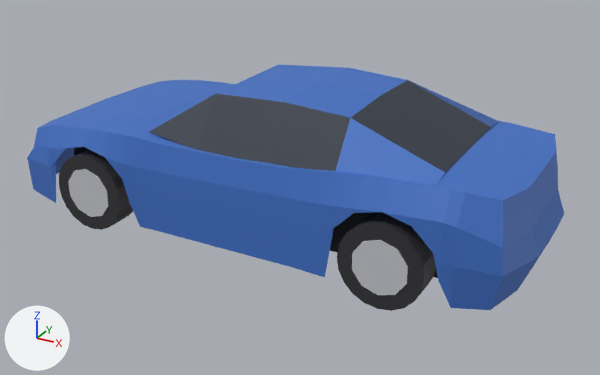
What one commit did to the glTF model wheelcap/assets/r34/r34_real.glb.
Both versions are drawn from a 50 mm camera at (4.64, -5.64, 3.19) aimed at (1.56, -0.03, 0.39). The axes (+X, +Y, +Z) are drawn at lower left. The lights are the same throughout. The picture after the commit comes second. Where no turn or scale is listed for an object, it has been applied to the vertices.

Names of what the first picture shows: 'r34_real_body', 'r34_real_inner', 'r34_real_rim_F-1', 'r34_real_rim_R-1', 'r34_real_tyre_F-1', 'r34_real_tyre_R-1'.
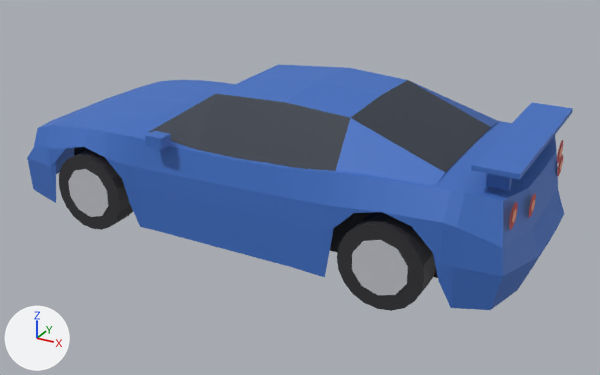
Changed parts and their boxes (x1, y1, x2, y2) in the pictures (600 x 375 px):
'r34_real_wing', added (blue): after (471, 102, 573, 180)
'r34_real_mirror', added: after (145, 131, 171, 150)
'r34_real_wing_stand', added: after (486, 173, 512, 191)
'r34_real_tail_outer', added: after (509, 140, 563, 230)
'r34_real_tail_inner', added: after (529, 154, 563, 218)
'r34_real_tail_outer_core', added: after (512, 147, 563, 223)
'r34_real_tail_inner_core', added: after (531, 161, 563, 211)

Diff of the bpy script that builds the scene:
```diff
--- a/wheelcap/assets/r34/r34_real.glb.py
+++ b/wheelcap/assets/r34/r34_real.glb.py
@@ ob_r34_real_wing_stand @@
+ob_r34_real_wing_stand = bpy.data.objects.new('r34_real_wing_stand', me_r34_real_wing_stand)  # a box spanning x 3.275..3.433, y 0.545..0.584, z 0.971..1.134; a box spanning x 3.275..3.433, y -0.584..-0.545, z 0.971..1.134; in mat_paint (blue #3f6fc4)
+ob_r34_real_wing_stand.location = (0.0, 0.0, 0.0)
@@ ob_r34_real_wing @@
+ob_r34_real_wing = bpy.data.objects.new('r34_real_wing', me_r34_real_wing)  # 12 vertices, 22 faces; spans x 3.216..3.532, y -0.749..0.749, z 1.134..1.17; in mat_paint (blue #3f6fc4)
+ob_r34_real_wing.location = (0.0, 0.0, 0.0)
@@ ob_r34_real_tail_outer_core @@
+ob_r34_real_tail_outer_core = bpy.data.objects.new('r34_real_tail_outer_core', me_r34_real_tail_outer_core)  # 24 vertices, 20 faces; spans x 3.504, y -0.707..0.707, z 0.788..0.883; in mat_tailcore (beige #f3a07c)
+ob_r34_real_tail_outer_core.location = (0.0, 0.0, 0.0)
@@ ob_r34_real_tail_outer @@
+ob_r34_real_tail_outer = bpy.data.objects.new('r34_real_tail_outer', me_r34_real_tail_outer)  # 24 vertices, 20 faces; spans x 3.5, y -0.75..0.75, z 0.74..0.93; in mat_tail (red #bc3030)
+ob_r34_real_tail_outer.location = (0.0, 0.0, 0.0)
@@ ob_r34_real_tail_inner_core @@
+ob_r34_real_tail_inner_core = bpy.data.objects.new('r34_real_tail_inner_core', me_r34_real_tail_inner_core)  # 24 vertices, 20 faces; spans x 3.564, y -0.452..0.452, z 0.779..0.865; in mat_tailcore (beige #f3a07c)
+ob_r34_real_tail_inner_core.location = (0.0, 0.0, 0.0)
@@ ob_r34_real_tail_inner @@
+ob_r34_real_tail_inner = bpy.data.objects.new('r34_real_tail_inner', me_r34_real_tail_inner)  # 24 vertices, 20 faces; spans x 3.558, y -0.495..0.495, z 0.736..0.908; in mat_tail (red #bc3030)
+ob_r34_real_tail_inner.location = (0.0, 0.0, 0.0)
@@ ob_r34_real_mirror @@
+ob_r34_real_mirror = bpy.data.objects.new('r34_real_mirror', me_r34_real_mirror)  # a box spanning x 0.7..0.85, y 0.81..0.93, z 0.9..0.99; a box spanning x 0.7..0.85, y -0.93..-0.81, z 0.9..0.99; in mat_paint (blue #3f6fc4)
+ob_r34_real_mirror.location = (0.0, 0.0, 0.0)
```
